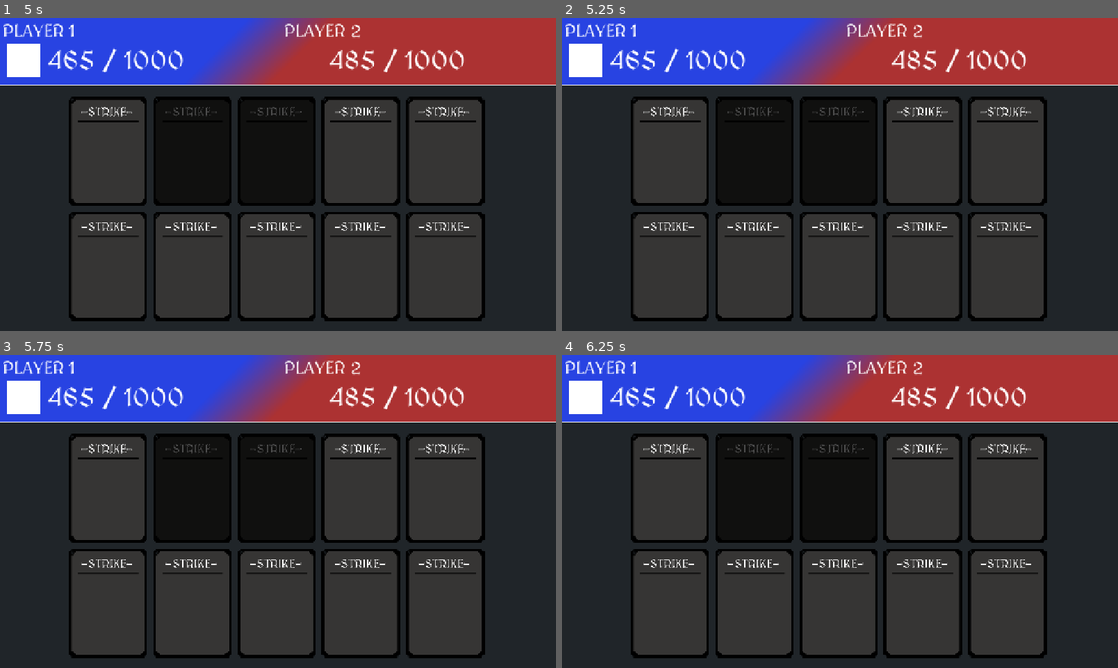
Above: before the commit, frames 1-4 (two rows, left to right).
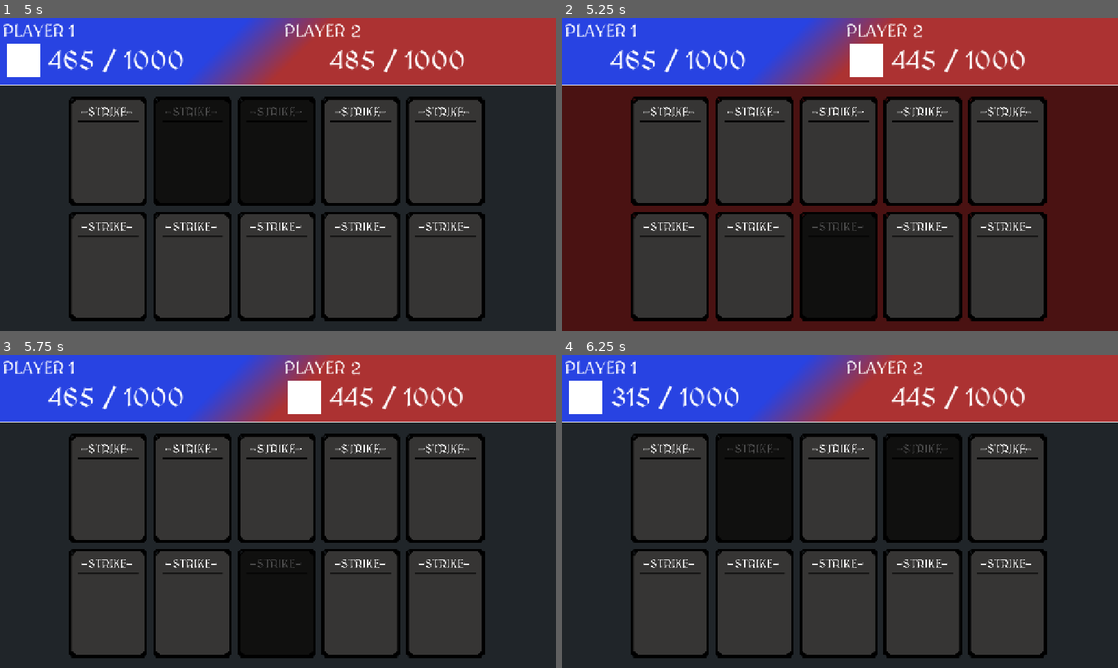
Above: after the commit, the same moments.

Repository: d3V-E/PVP
Game: Godot game, scene res://scenes/main_game.tscn
The game is run twice, just before and just after one commit, with the same random seed, the same clock (stepped at 60 frames per second) and the same inputs.
Inputs (mouse positions are in pixels of both pictures, inside the frame that each line leads up to):
- Up to frame 1 (5 s): click (105, 152) at 0.5 s; click (105, 265) at 1.25 s; click (194, 152) at 2 s; click (194, 265) at 2.75 s; click (278, 152) at 3.5 s; click (278, 265) at 4.25 s
- Up to frame 2 (5.25 s): click (923, 152) at 5 s
- Up to frame 3 (5.75 s): no input
- Up to frame 4 (6.25 s): click (923, 602) at 5.75 s

Frame 1 is identical in both runs. In frame 2, 44% of the frame differs, in the area x 0-100%, y 8-100%; in frame 3, 15%; in frame 4, 9.7%.

Commit message:
Update 6

Diff:
--- a/scenes/main_game.tscn
+++ b/scenes/main_game.tscn
@@ -172,4 +172,8 @@
 [connection signal="button_up" from="Main Canvas/Clean" to="." method="_on_clean_button_up"]
 [connection signal="button_down" from="Main Canvas/Light" to="." method="_on_light_button_down"]
 [connection signal="button_up" from="Main Canvas/Light" to="." method="_on_light_button_up"]
+[connection signal="button_down" from="Main Canvas/Mini poison" to="." method="_on_mini_poison_button_down"]
+[connection signal="button_up" from="Main Canvas/Mini poison" to="." method="_on_mini_poison_button_up"]
+[connection signal="button_down" from="Main Canvas/Plague" to="." method="_on_plague_button_down"]
+[connection signal="button_up" from="Main Canvas/Plague" to="." method="_on_plague_button_up"]
 [connection signal="timeout" from="Main Canvas/AutoUpdate" to="." method="_on_auto_update_timeout"]
--- a/scripts/main_game.gd
+++ b/scripts/main_game.gd
@@ -53,6 +53,19 @@
 var lightcp1 = 0
 var lightcp2 = 0
 
+var posionpassive = 20
+var posioncountp1 = 0
+var poisoncountp2 = 0
+
+var posioncdp1 = 0
+var posioncdp2 = 0
+
+var plaguedmg = 75
+var plaguetimep1 = 0
+var plaguetimep2 = 0
+
+var plaguecdp1 = 0
+var plaguecdp2 = 0
 
 func _ready():
 	healbackground.visible = false
@@ -71,6 +84,8 @@
 	meteor.self_modulate = Color(1.0 ,1.0 , 1.0 , 1.0)
 	clean.self_modulate = Color(1.0 , 1.0 , 1.0 , 1.0)
 	light.self_modulate = Color(1.0 , 1.0 , 1.0 , 1.0)
+	minipotion.self_modulate = Color(1.0 , 1.0 , 1.0 , 1.0)
+	plague.self_modulate = Color(1.0 , 1.0 , 1.0 , 1.0)
 	update_ui()
 	p1ht.text = str(player1h) + " / " + str(player1max)
 	p2ht.text = str(player2h) + " / " + str(player2max)
@@ -148,6 +163,16 @@
 		else:
 			light.self_modulate = Color(1.0 , 1.0 , 1.0 , 1.0)
 
+		if posioncdp1 > 0:
+			minipotion.self_modulate = Color(0.3 , 0.3 , 0.3 , 1.0)
+		else:
+			minipotion.self_modulate = Color(1.0 , 1.0 , 1.0, 1.0)
+
+		if plaguecdp1 > 0:
+			plague.self_modulate = Color(0.3 , 0.3 , 0.3 , 1.0)
+		else:
+			plague.self_modulate = Color(1.0 , 1.0 , 1.0, 1.0)
+
 
 	elif turn == "PLAYER2":
 		pointerp1.visible = false
@@ -172,6 +197,16 @@
 		else:
 			light.self_modulate = Color(1.0 , 1.0 , 1.0 , 1.0)
 
+		if posioncdp2 > 0:
+			minipotion.self_modulate = Color(0.3 , 0.3 , 0.3 , 1.0)
+		else:
+			minipotion.self_modulate = Color(1.0 , 1.0 , 1.0, 1.0)
+
+		if plaguecdp2 > 0:
+			plague.self_modulate = Color(0.3 , 0.3 , 0.3 , 1.0)
+		else:
+			plague.self_modulate = Color(1.0 , 1.0 , 1.0, 1.0)
+
 
 
 
@@ -235,6 +270,21 @@
 
 		if cleanp1 > 0:
 			cleanp1 -= 1
+
+		if posioncdp1 > 0:
+			posioncdp1 -= 1
+
+		if posioncountp1 > 0:
+			player2h -= posionpassive
+			posioncountp1 -= 1
+
+		if plaguecdp1 > 0:
+			posioncdp1 -= 1
+
+		if plaguetimep1 > 0:
+			player2h -= plaguedmg
+			plaguetimep1 -= 1
+
 	elif turn == "PLAYER2":
 		if vampirep2 > 0:
 			vampirep2 -= 1
@@ -244,6 +294,20 @@
 
 		if cleanp2 > 0:
 			cleanp2 -= 1
+
+		if posioncdp2 > 0:
+			posioncdp2 -= 1
+
+		if poisoncountp2 > 0:
+			player1h -= posionpassive
+			poisoncountp2 -= 1
+
+		if plaguecdp2 > 0:
+			posioncdp2 -= 1
+
+		if plaguetimep2 > 0:
+			player1h -= plaguedmg
+			plaguetimep2 -= 1
 
 
 
@@ -396,3 +460,85 @@
 		turn = "PLAYER1"
 		update_ui()
 		healanim()
+
+
+
+
+
+func _on_mini_poison_button_down():
+	if turn == "PLAYER1" and posioncdp1 == 0:
+		var tween = get_tree().create_tween()
+		tween.tween_property(minipotion , "scale" , Vector2(.9 ,.9) , .1)
+	if turn == "PLAYER2" and posioncdp2 == 0:
+		var tween = get_tree().create_tween()
+		tween.tween_property(minipotion , "scale" , Vector2(.9 ,.9) ,.1)
+
+
+
+
+
+func _on_mini_poison_button_up():
+	if turn == "PLAYER1" and posioncdp1 == 0:
+		var tween = get_tree().create_tween()
+		tween.tween_property(minipotion , "scale" , Vector2(1 ,1) , .1)
+		player2h -= posionpassive
+		posioncdp1 = 3
+		posioncountp1 = 3
+		turncooldown()
+		turn = "PLAYER2"
+		update_ui()
+		damageanim()
+
+	elif turn == "PLAYER2" and posioncdp2 == 0:
+		var tween = get_tree().create_tween()
+		tween.tween_property(minipotion , "scale" , Vector2(1 ,1) ,.1)
+		player1h -= posionpassive
+		posioncdp2 = 3
+		poisoncountp2 = 3
+		turncooldown()
+		turn = "PLAYER1"
+		update_ui()
+		damageanim()
+
+
+
+
+
+
+func _on_plague_button_down():
+	if turn == "PLAYER1" and plaguecdp1 == 0:
+		var tween = get_tree().create_tween()
+		tween.tween_property(plague , "scale" , Vector2(.9 ,.9) , .1)
+	if turn == "PLAYER2" and plaguecdp2 == 0:
+		var tween = get_tree().create_tween()
+		tween.tween_property(plague , "scale" , Vector2(.9 ,.9) ,.1)
+
+
+
+
+func _on_plague_button_up():
+	if turn == "PLAYER1" and plaguecdp2 == 0:
+		var tween = get_tree().create_tween()
+		tween.tween_property(plague, "scale" , Vector2(1 ,1) , .1)
+		player2h -= plaguedmg
+		plaguecdp1 = 5
+		plaguetimep1 = 2
+		turncooldown()
+		turn = "PLAYER2"
+		update_ui()
+		damageanim()
+
+
+
+
+
+	elif turn == "PLAYER2" and plaguecdp2 == 0:
+		var tween = get_tree().create_tween()
+		tween.tween_property(plague , "scale" , Vector2(1 ,1) ,.1)
+		player1h -= plaguedmg
+		plaguecdp2 = 5
+		plaguetimep2 = 2
+		turncooldown()
+		turn = "PLAYER1"
+		update_ui()
+		damageanim()
